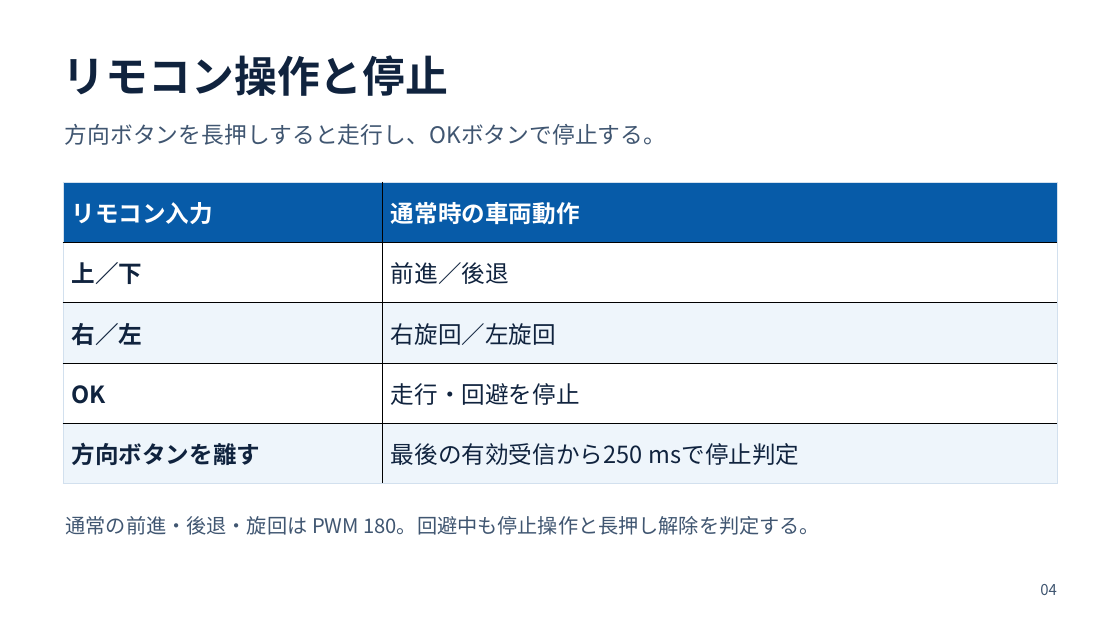
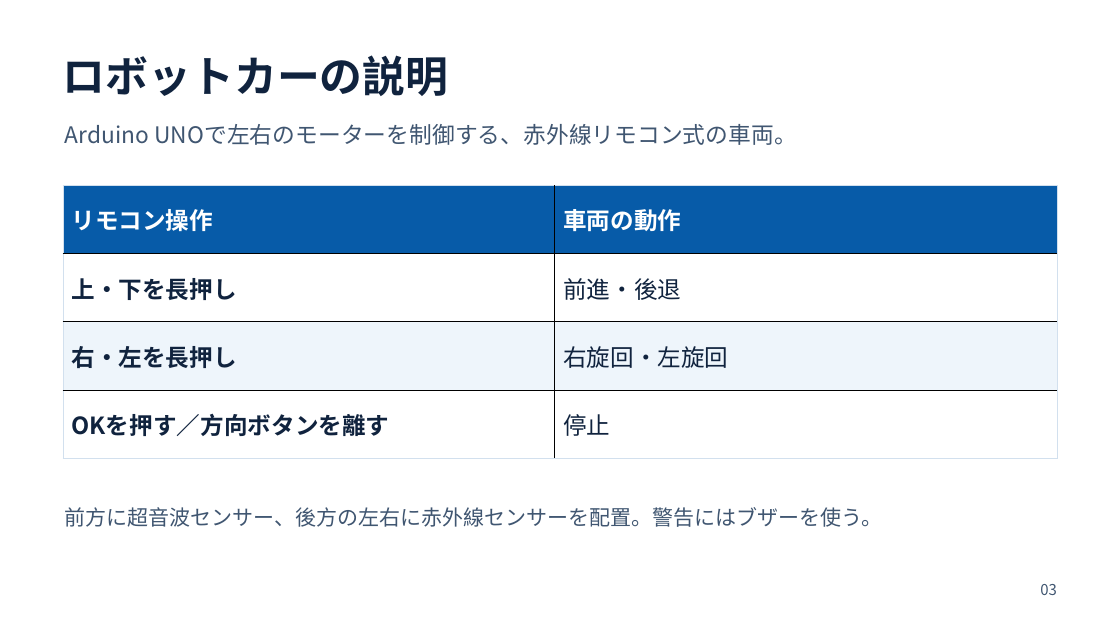
Before and after one commit to aaa1550/-, a slide deck: slide 3 of docs/files/OSOYOO_robot_car_presentation.pptx (slide 4 before the commit). Drawn at 1120x630 pixels with LibreOffice and Linux fonts; fonts in the diff are those of the drawing. Boxes give left, top, right and bottom in pixels: in the first picture for what was removed or moved away, otherwise in the second. Text is boxed around its words. In the diff, an @@ line names an element or a change of style, - is before the commit and + after.

```diff
--- a/docs/files/OSOYOO_robot_car_presentation.pptx
+++ b/docs/files/OSOYOO_robot_car_presentation.pptx
@@ text at <box>63,55,448,96</box>: text changed @@
-リモコン操作と停止
+ロボットカーの説明
@@ text at <box>65,124,797,145</box>: text changed @@
-方向ボタンを長押しすると走行し、OKボタンで停止する。
+Arduino UNOで左右のモーターを制御する、赤外線リモコン式の車両。
@@ table at <box>63,186,1057,459</box> @@
-row 1: リモコン入力 | 通常時の車両動作
-row 2: 上／下 | 前進／後退
-row 3: 右／左 | 右旋回／左旋回
-row 4: OK | 走行・回避を停止
-row 5: 方向ボタンを離す | 最後の有効受信から250 msで停止判定
+row 1: リモコン操作 | 車両の動作
+row 2: 上・下を長押し | 前進・後退
+row 3: 右・左を長押し | 右旋回・左旋回
+row 4: OKを押す／方向ボタンを離す | 停止
@@ table: place and size @@
-table at <box>63,182,1057,484</box>
+table at <box>63,186,1057,459</box>
@@ text added at <box>65,507,883,527</box>, 18 pt, text #405671 @@
+前方に超音波センサー、後方の左右に赤外線センサーを配置。警告にはブザーを使う。
@@ text removed at <box>66,516,820,535</box> @@
-通常の前進・後退・旋回は PWM 180。回避中も停止操作と長押し解除を判定する。
@@ text at <box>1040,584,1057,595</box>: text changed @@
-04
+03
```
Also in this commit, not shown: 2 other slides changed, 5 slides added, 7 slides removed, 1 other file.
